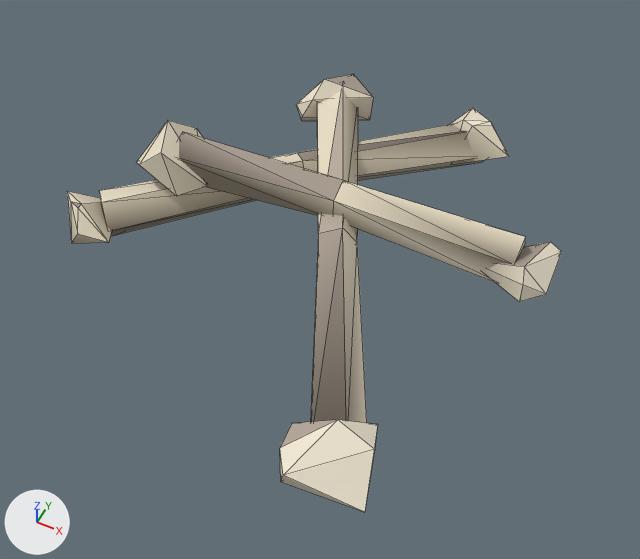
Before and after pictures for a commit that changed the glTF model assets/ca/ash/ash_bones.glb.
The view is the same before and after, from a camera (50 mm lens) standing at (0.431, -0.84, 0.914) and looking at (0.089, -0.155, 0.058). Lighting does not change. The marker at lower left points along +X, +Y and +Z. The picture after the commit comes second. Mesh edges are drawn as thin lines. Vertices at exactly the same position are counted once.

Objects in the first picture: 'ca_ash_bones'.
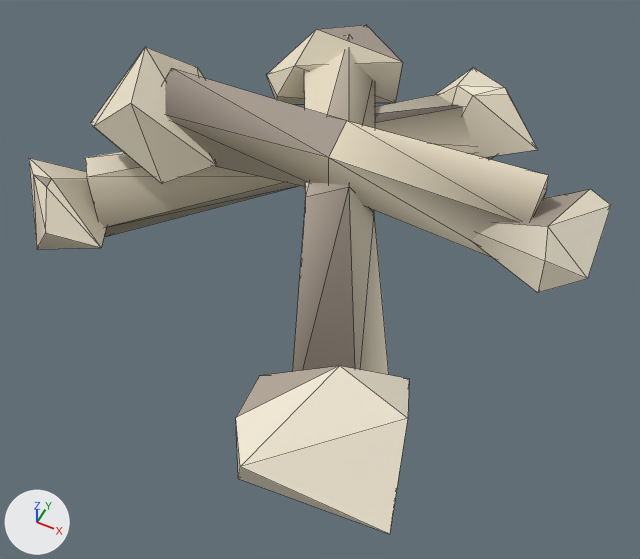
Location of each change, [x1, y1, x2, y2] in pixels of the pictures (640 x 559 px; the box of a moved part takes in the faces that stretch with it):
'ca_ash_bones', reshaped (18% wider, 16% taller)
    before: [67, 74, 562, 512]
    after: [29, 25, 611, 534]
part 1 of me_ca_ash_bones, moved or reshaped
    before: [67, 191, 112, 243]
    after: [29, 158, 107, 249]
part 2 of me_ca_ash_bones, moved or reshaped
    before: [451, 108, 508, 164]
    after: [435, 68, 538, 158]
part 3 of me_ca_ash_bones, moved or reshaped
    before: [280, 420, 378, 512]
    after: [236, 366, 409, 534]
part 4 of me_ca_ash_bones, moved or reshaped
    before: [296, 74, 373, 121]
    after: [267, 25, 403, 104]
part 5 of me_ca_ash_bones, moved or reshaped
    before: [484, 242, 562, 302]
    after: [473, 189, 611, 293]
part 6 of me_ca_ash_bones, moved or reshaped
    before: [137, 120, 207, 196]
    after: [90, 47, 216, 184]
part 7 of me_ca_ash_bones, moved or reshaped
    before: [99, 81, 526, 423]
    after: [85, 34, 549, 375]

What changed in the scene script:
```text
Change me_ca_ash_bones:
    used by ob_ca_ash_bones; location = (0.0, 0.0, 0.0)
    remove me_ca_ash_bones.from_pydata(...)  # 93 vertices, 150 faces; spans x -0.293..0.362, y -0.443..0.269, z 0.012..0.151
    add me_ca_ash_bones.from_pydata(...)  # 93 vertices, 150 faces; spans x -0.336..0.403, y -0.484..0.309, z 0.02..0.257
    me_ca_ash_bones part 1: the loose piece of 8 vertices spanning x -0.293..-0.198, y -0.231..-0.118, z 0.017..0.089 is scaled about its middle by 1.7, then moved by (-0.009, -0.009, 0.037)
    me_ca_ash_bones part 2: the loose piece of 8 vertices spanning x 0.114..0.23, y 0.166..0.269, z 0.028..0.094 is scaled about its middle by 1.7, then moved by (0.001, 0.004, 0.043)
    me_ca_ash_bones part 3: the loose piece of 8 vertices spanning x 0.167..0.28, y -0.443..-0.334, z 0.057..0.122 is scaled about its middle by 1.7, then moved by (0.001, -0.003, 0.063)
    me_ca_ash_bones part 4: the loose piece of 8 vertices spanning x -0.094..0.01, y 0.118..0.241, z 0.05..0.122 is scaled about its middle by 1.7, then moved by (0.001, 0.01, 0.06)
    me_ca_ash_bones part 5: the loose piece of 8 vertices spanning x 0.253..0.362, y -0.116..0.004, z 0.085..0.142 is scaled about its middle by 1.7, then moved by (0.002, -0.001, 0.079)
    me_ca_ash_bones part 6: the loose piece of 8 vertices spanning x -0.223..-0.112, y -0.125..-0.008, z 0.079..0.151 is scaled about its middle by 1.7, then moved by (-0.006, 0.003, 0.08)
    me_ca_ash_bones part 7: 45 of 93 vertices moved; they spanned x -0.261..0.316, y -0.408..0.241, z 0.012..0.142 and now span x -0.281..0.324, y -0.425..0.261, z 0.02..0.235; mean shift (0.0, 0.0, 0.052); largest move (-0.17, -0.06, 0.138) -> (-0.178, -0.052, 0.235)
```
